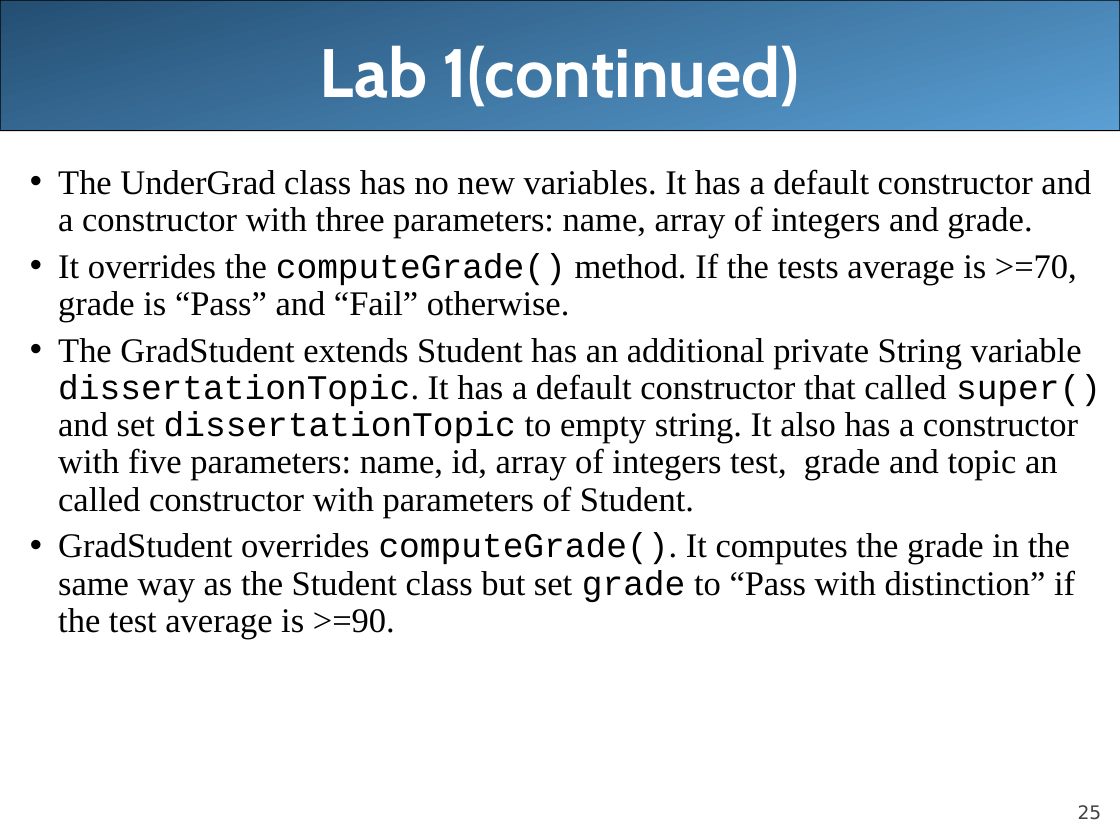
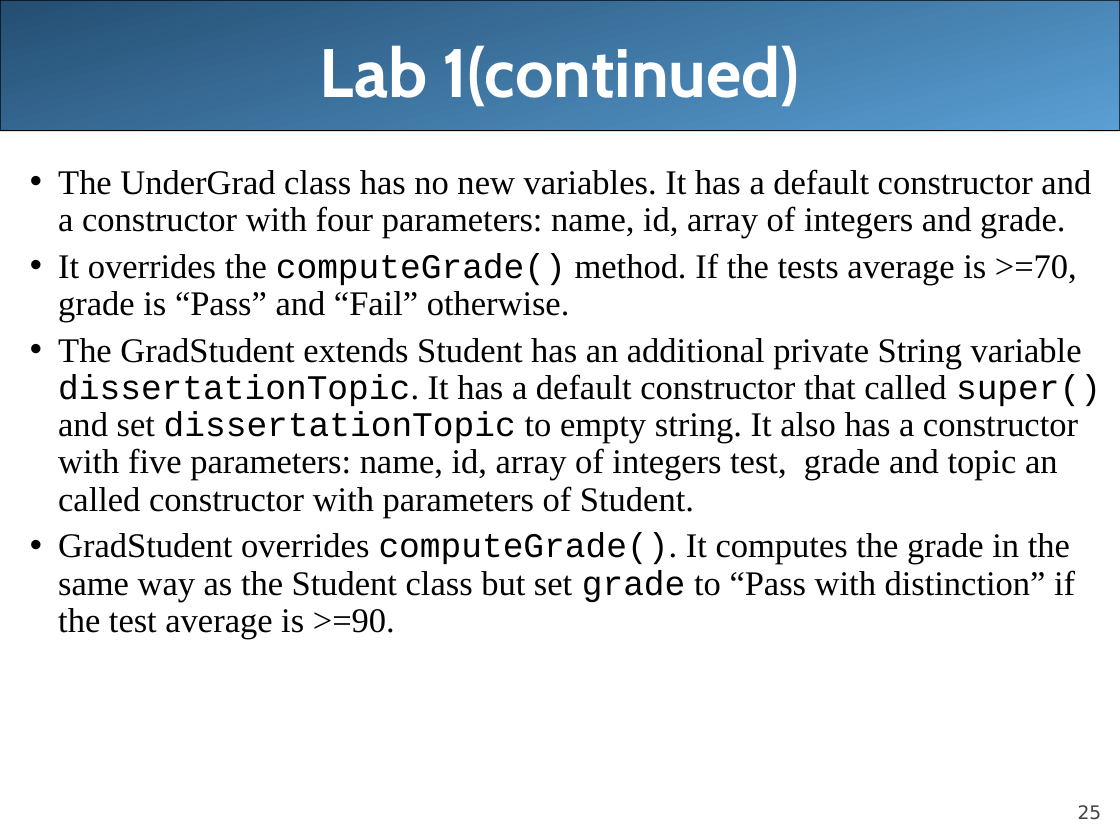
Before and after one commit to LongBaoNguyen/longbaonguyen.github.io, a slide deck: slide 25 of courses/apcsa/lecture15.ppt. Drawn at 1120x840 pixels with LibreOffice and Linux fonts; fonts in the diff are those of the drawing. Boxes give left, top, right and bottom in pixels: in the first picture for what was removed or moved away, otherwise in the second. Text is boxed around its words. In the diff, an @@ line names an element or a change of style, - is before the commit and + after.

```diff
--- a/courses/apcsa/lecture15.ppt
+++ b/courses/apcsa/lecture15.ppt
@@ text at box(58, 169, 1091, 238): text changed @@
-• The UnderGrad class has no new variables. It has a default constructor and a constructor with three parameters: name, array of integers and grade.
+• The UnderGrad class has no new variables. It has a default constructor and a constructor with four parameters: name, id, array of integers and grade.
```
Also in this commit, not shown: 12 other files.
